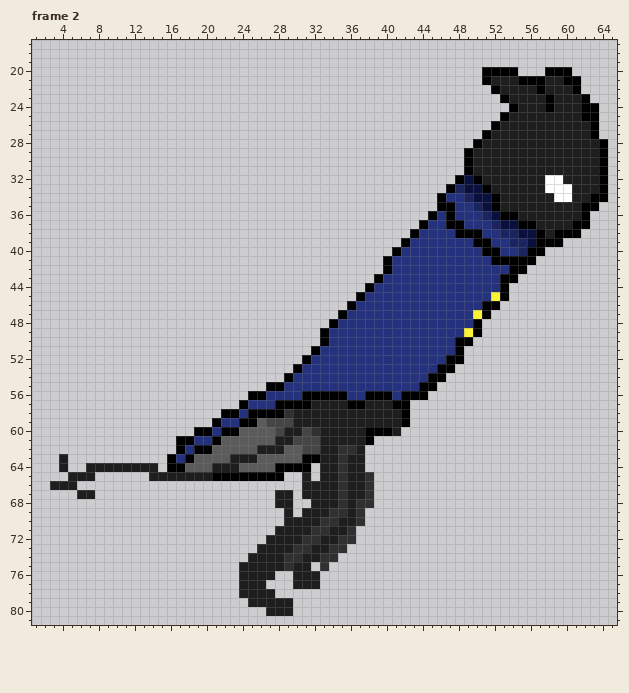
Edited in one commit: pixel-art file (Sprites/Slade_run.aseprite). The picture above is the old version.
90x90 pixels, 6 frames. Shown: frame 2: x 1..65, y 17..81. The commit also changed other frames, which this record leaves out.
Now the later version:
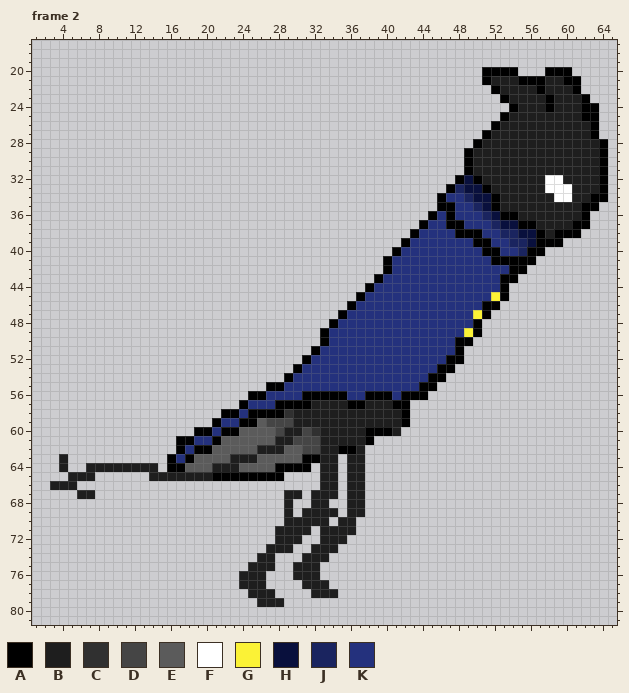
Palette (. is transparent): A #000000  B #1e1e1e  C #303030  D #454545  E #5b5b5b  F #ffffff  G #fbf236  H #09103d  J #1a245f  K #24317d
Commit message: slade jump updated plus removed cs files
The edit:
Frame 2, layer "Legs":
The author changed colour C to colour A in row 62 at x 35 to 36.
Colour B now appears in row 67 at x 30; in row 75 at x 32; in row 77 at x 33; in row 78 at x 32 to 34.
The author changed colour C to colour B in row 68 at x 37; in row 69 at x 34 and 37; in row 70 at x 33; in row 71 at x 33 and 36; in row 72 at x 35; in row 73 at x 34.
The author changed colour C to colour B in row 74 at x 33.
Colour B is gone in row 65 at x 31; in row 66 at x 31 to 32; in row 67 at x 28 and 31; in row 68 at x 28 and 34; in row 72 at x 27; in row 73 at x 26.
Colour B is gone in row 74 at x 25 and 28; in row 75 at x 24 and 28; in row 76 at x 27; in row 77 at x 30; in row 78 at x 24; in row 79 at x 25 and 29.
Colour B is gone in row 80 at x 27 to 29.
Colour C is gone in rows 63 to 64 at x 35; in rows 65 to 68 at x 35 and 38; in row 69 at x 35; in row 70 at x 34 and 37; in row 71 at x 32; in row 72 at x 31 to 32 and 36.
Colour C is gone in row 73 at x 30 to 31 and 35; in row 74 at x 29 to 30 and 34; in row 75 at x 29 and 33.
Pixel boxes of the changes (left, top, right, bottom) in both pictures:
changed: (239, 445, 374, 616)
